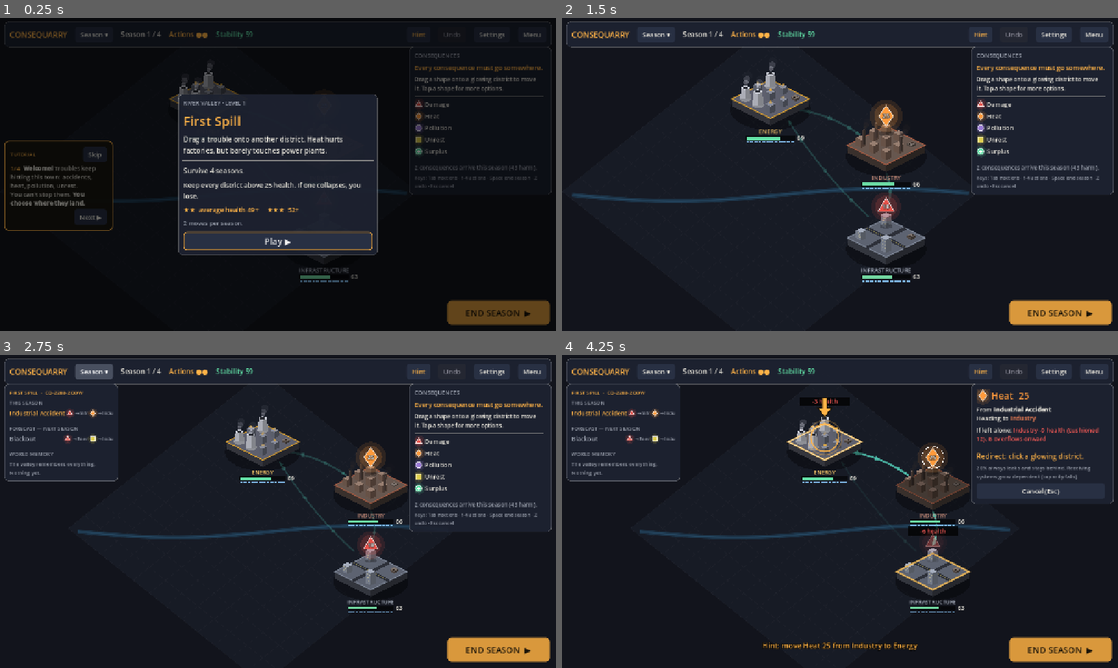
Above: before the commit, frames 1-4 (two rows, left to right).
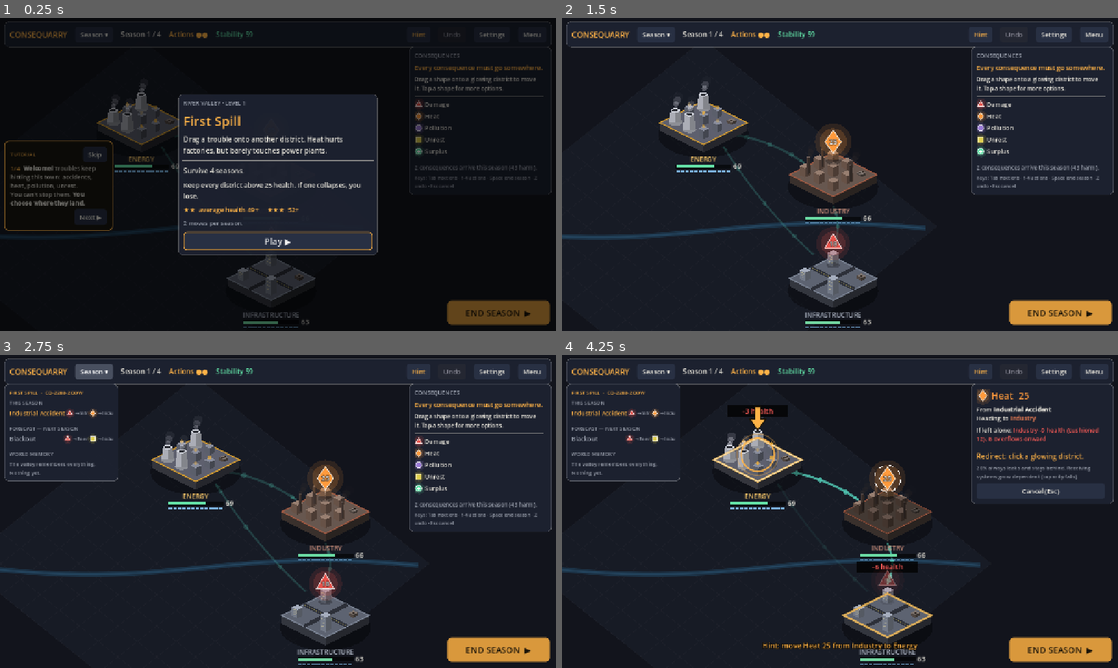
Above: after the commit, the same moments.

Repository: eyazan/consequarry
Game: Godot game, scene res://scenes/main.tscn
Same seed, same stepped clock (60 frames per second), same inputs: the game is played once before the commit and once after it.
Inputs:
- Up to frame 1 (0.25 s): no input
- Up to frame 2 (1.5 s): click "Play ▶" at 0.5 s; click "Skip" at 1.25 s
- Up to frame 3 (2.75 s): click "Season ▾" at 2 s
- Up to frame 4 (4.25 s): click "Hint" at 2.75 s; click "1 Redirect" at 3.5 s

The runs differ from the first frame. In frame 1, 3.3% of the frame differs, in the area x 0-74%, y 14-99%; in frame 2, 12%, in the area x 0-74%, y 13-99%; in frame 3, 12%; in frame 4, 12%.

Commit message:
Fit map to active districts and fix phone touch issues
Map zooms to the districts in play; no side panel during drags; a drop does
not select the moved piece; END stays visible on phones; overlays disconnect
from viewport resizes when closed.

Co-Authored-By: Claude Opus 5.5 <noreply@anthropic.com>
Claude-Session: https://claude.ai/code/session_01NxD2DyqH3aqZX5Mxi7Jkpw

Diff:
--- a/src/presentation/game_view.gd
+++ b/src/presentation/game_view.gd
@@ -89,12 +89,23 @@
 		return
 	var vr := get_viewport_rect().size
 	var lm := hud.left_reserved()
+	if tutorial and GameSettings.compact:
+		lm = maxf(lm, 270.0)
 	var rm := hud.right_reserved()
 	var top := 56.0 if GameSettings.compact else 66.0
 	var avail_w := vr.x - lm - rm
-	var s := clampf(minf(avail_w / 700.0, (vr.y - top - 30.0) / 600.0), 0.45, 1.5)
+	var avail_h := vr.y - top - 10.0
+	# Fit the districts actually in play (campaign levels may use only three).
+	var bounds := Rect2()
+	var first := true
+	for id in map.districts:
+		var p: Vector2 = map.districts[id].position
+		var r := Rect2(p + Vector2(-DistrictView.W * 0.5 - 10.0, -150.0), Vector2(DistrictView.W + 20.0, 150.0 + 95.0))
+		bounds = r if first else bounds.merge(r)
+		first = false
+	var s := clampf(minf(avail_w / bounds.size.x, avail_h / bounds.size.y), 0.45, 1.6)
 	var target_scale := Vector2(s, s)
-	var target_pos := Vector2(lm + 5.0 + avail_w * 0.5, top + (vr.y - top) * 0.5 + 6.0 * s)
+	var target_pos := Vector2(lm + avail_w * 0.5, top + avail_h * 0.5) - bounds.get_center() * s
 	# Smoothly re-centre when side panels open/close (compact layout).
 	map.scale = map.scale.lerp(target_scale, minf(1.0, delta * 10.0)) if map.scale != Vector2.ONE else target_scale
 	map.position = map.position.lerp(target_pos, minf(1.0, delta * 10.0)) if map.position != Vector2.ZERO else target_pos
@@ -789,7 +800,8 @@
 			var c := world.ledger.get_c(drag_id)
 			tutorial.notify("select", {"type": c.type, "dest": c.destination})
 			tutorial.notify("mode", {"mode": "redirect"})
-		_refresh_ui()
+		# Keep the map still under the finger: no side panel while dragging.
+		_apply_selection_visuals()
 	if dragging and orbs.has(drag_id):
 		orbs[drag_id].position = _map_point(pos) - Vector2(0, 10)
 		var hd := _district_at(pos)
@@ -811,6 +823,9 @@
 		selected_id = id
 		mode = "redirect"
 		_do_target(target)
+		# A drop is a complete move: do not open the details panel for the moved piece.
+		selected_id = -1
+		_refresh_ui()
 		return
 	# Not a valid drop: snap back and explain.
 	mode = ""
--- a/src/ui/hud.gd
+++ b/src/ui/hud.gd
@@ -271,9 +271,8 @@
 func _process(delta: float) -> void:
 	_update_guide(delta)
 	# Right panel grows with content but never past the screen; it scrolls instead.
-	var max_h := size.y - right_panel.offset_top - (10.0 if compact else 90.0) - 24.0
-	if compact:
-		end_btn.visible = not _right_active
+	# The panel always stops above the END button, which stays visible.
+	var max_h := size.y - right_panel.offset_top - (66.0 if compact else 90.0) - 24.0
 	var want := right_box.get_combined_minimum_size().y
 	right_scroll.custom_minimum_size = Vector2(300, clampf(want, 40.0, maxf(80.0, max_h)))
 	right_panel.size.y = 0
--- a/src/ui/ui_kit.gd
+++ b/src/ui/ui_kit.gd
@@ -84,10 +84,16 @@
 	c.set_anchors_and_offsets_preset(Control.PRESET_FULL_RECT)
 	var vp := c.get_viewport()
 	var fit := func():
-		c.position = Vector2.ZERO
-		c.size = vp.get_visible_rect().size
+		if is_instance_valid(c) and is_instance_valid(vp):
+			c.position = Vector2.ZERO
+			c.size = vp.get_visible_rect().size
 	fit.call()
 	vp.size_changed.connect(fit)
+	# Disconnect when the control leaves the tree (e.g. a closed overlay), so a
+	# later resize or rotation never calls into a freed control.
+	c.tree_exiting.connect(func():
+		if is_instance_valid(vp) and vp.size_changed.is_connected(fit):
+			vp.size_changed.disconnect(fit))
 
 
 static func hex(c: Color) -> String:
Binary file added: docs/screenshots/19_phone_drag_preview.png
Binary file added: docs/screenshots/20_phone_after_first_season.png
Not shown, changed: CHANGELOG.md
